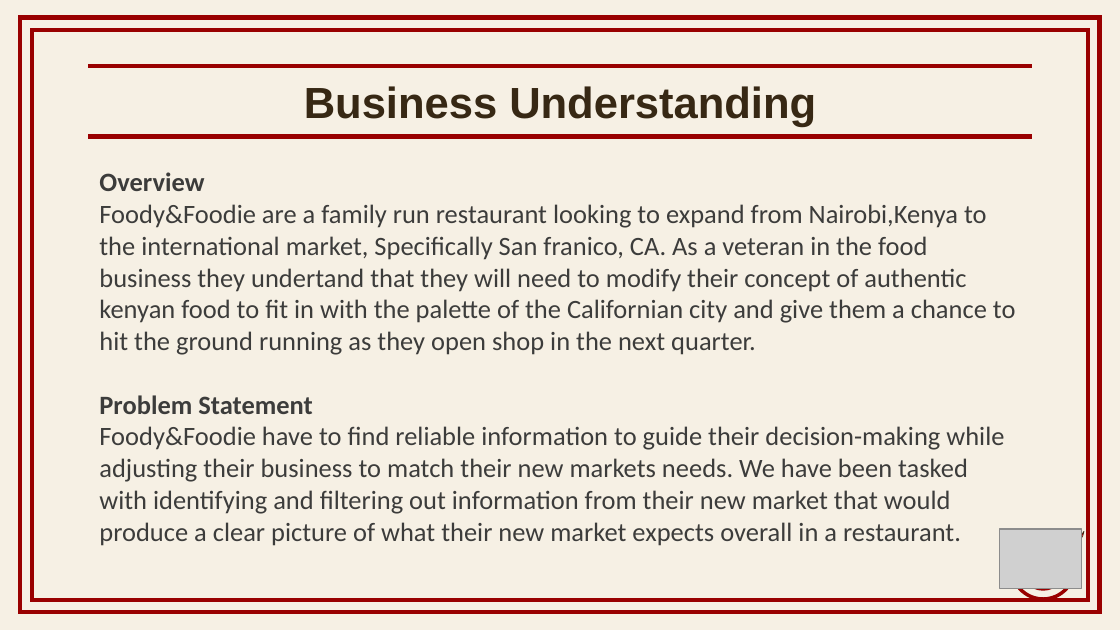
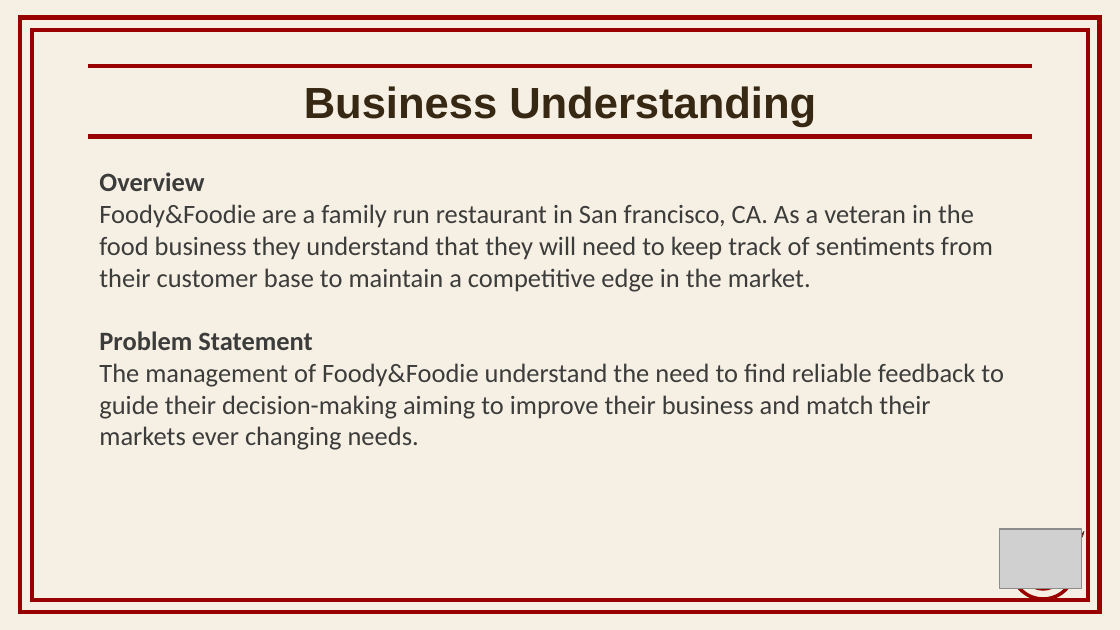
Before and after one commit to ggeorgekkariuki/Sentiment-Analysis, a slide deck: slide 2 of FOODY&FOODIE.pptx. Drawn at 1120x630 pixels with LibreOffice and Linux fonts; fonts in the diff are those of the drawing; grey boxes stand for pictures; background and template pictures are left out. Boxes give left, top, right and bottom in pixels: in the first picture for what was removed or moved away, otherwise in the second. Text is boxed around its words. In the diff, an @@ line names an element or a change of style, - is before the commit and + after.

```diff
--- a/FOODY&FOODIE.pptx
+++ b/FOODY&FOODIE.pptx
@@ text at [99, 204, 993, 292]: text changed @@
-Foody&Foodie are a family run restaurant looking to expand from Nairobi,Kenya to the international market, Specifically San franico, CA. As a veteran in the food business they undertand that they will need to modify their concept of authentic kenyan food to fit in with the palette of the Californian city and give them a chance to hit the ground running as they open shop in the next quarter.
+Foody&Foodie are a family run restaurant in San francisco, CA. As a veteran in the food business they understand that they will need to keep track of sentiments from their customer base to maintain a competitive edge in the market.
@@ text at [99, 363, 1004, 450]: text changed @@
-Foody&Foodie have to find reliable information to guide their decision-making while adjusting their business to match their new markets needs. We have been tasked with identifying and filtering out information from their new market that would produce a clear picture of what their new market expects overall in a restaurant.
+The management of Foody&Foodie understand the need to find reliable feedback to guide their decision-making aiming to improve their business and match their markets ever changing needs.
```
Also in this commit, not shown: 4 other slides changed, 1 other file.
